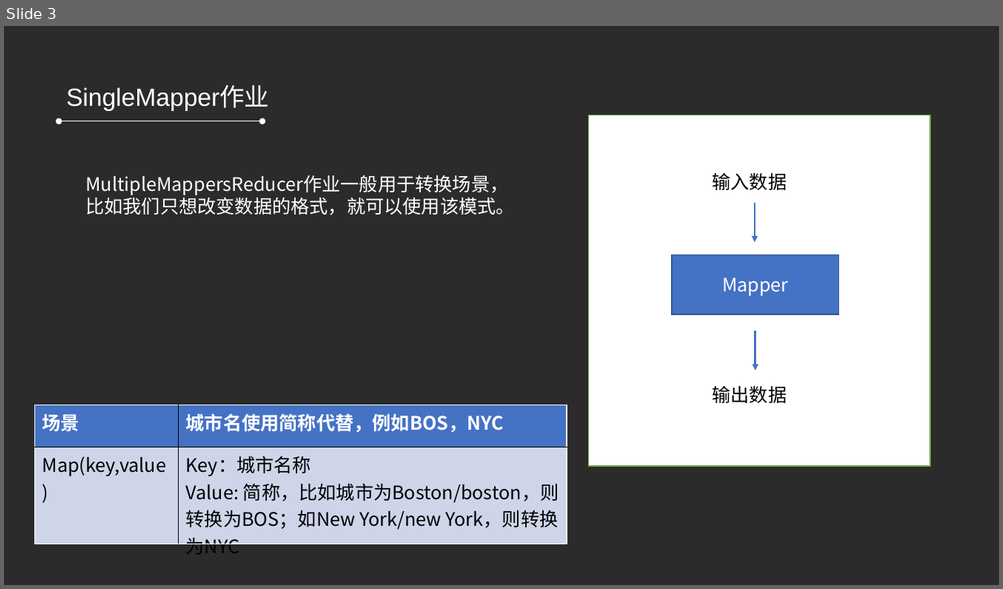
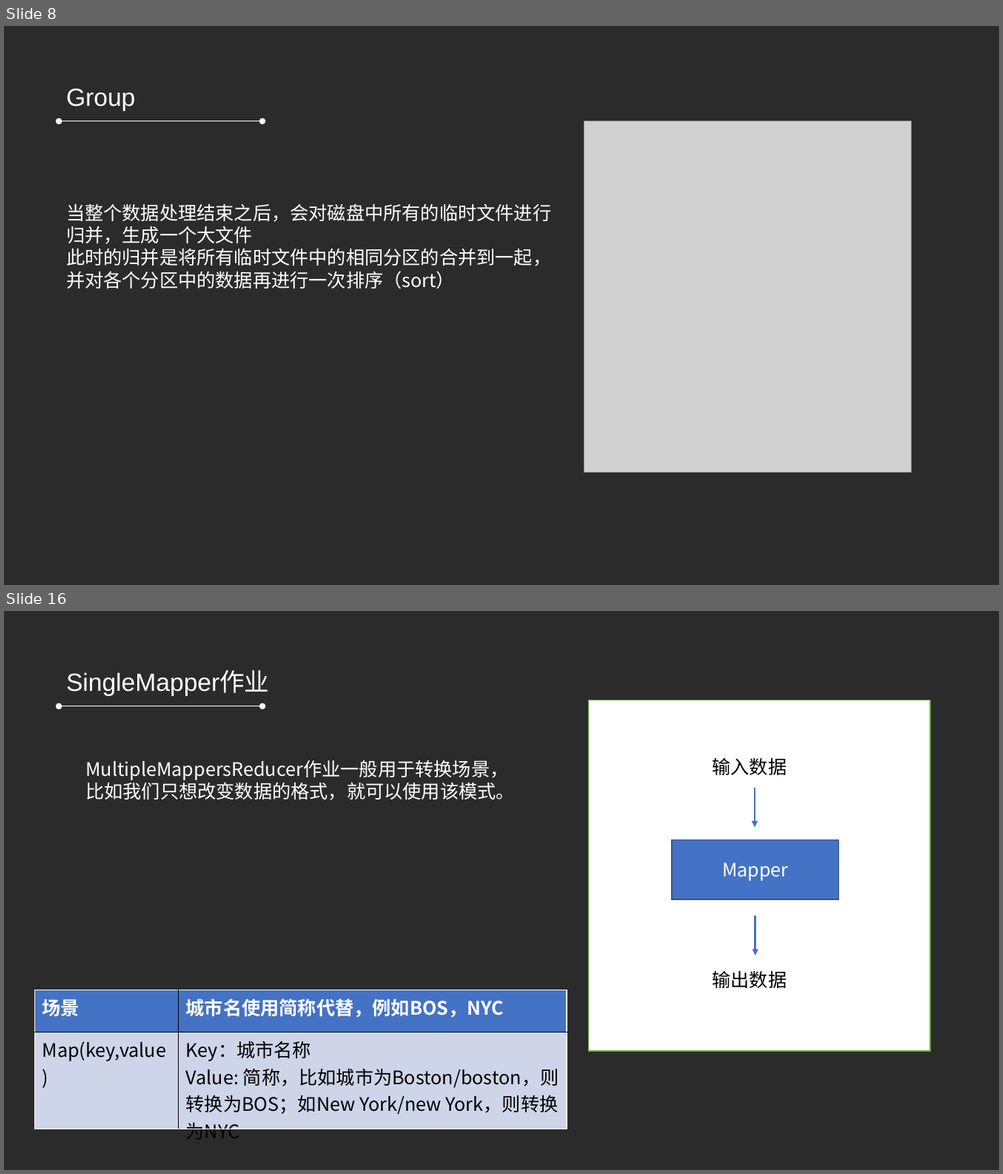
Before and after one commit to refuil/hadoopAction, a slide deck: 第五章 MapReduce高级程序设计.pptx. Shown one above the other, each under a label of ours: slide 3 before the commit, slides 8 and 16 after it; the slides between them are not shown. The pictures are 1003x589 and 1003x1174 pixels, drawn with LibreOffice and Linux fonts; fonts in the diff are those of the drawing; grey boxes stand for pictures; background and template pictures are left out; a plain dark background stands for a picture behind light text. Boxes give left, top, right and bottom in pixels: in the first picture for what was removed or moved away, otherwise in the second. Text is boxed around its words. In the diff, an @@ line names an element or a change of style, - is before the commit and + after.

```diff
--- a/第五章 MapReduce高级程序设计.pptx
+++ b/第五章 MapReduce高级程序设计.pptx
@@ slide 8 added at <box>4,26,999,585</box>, background picture (left out) @@
@@ text added at <box>66,88,135,111</box>, 24 pt, text #FFFFFF @@
+Group
@@ double arrow added from (60, 121) to (262, 121), #FFFFFF 0.5 pt @@
@@ picture added at <box>583,121,911,473</box> @@
@@ text added at <box>66,204,551,289</box>, 18 pt, text #FFFFFF @@
+当整个数据处理结束之后，会对磁盘中所有的临时文件进行归并，生成一个大文件
+此时的归并是将所有临时文件中的相同分区的合并到一起，并对各个分区中的数据再进行一次排序（sort）
@@ what was slide 3 is now slide 16 @@
```
Also in this commit, not shown: 1 slide changed, 16 other slides added, 3 slides removed, 19 other files.
